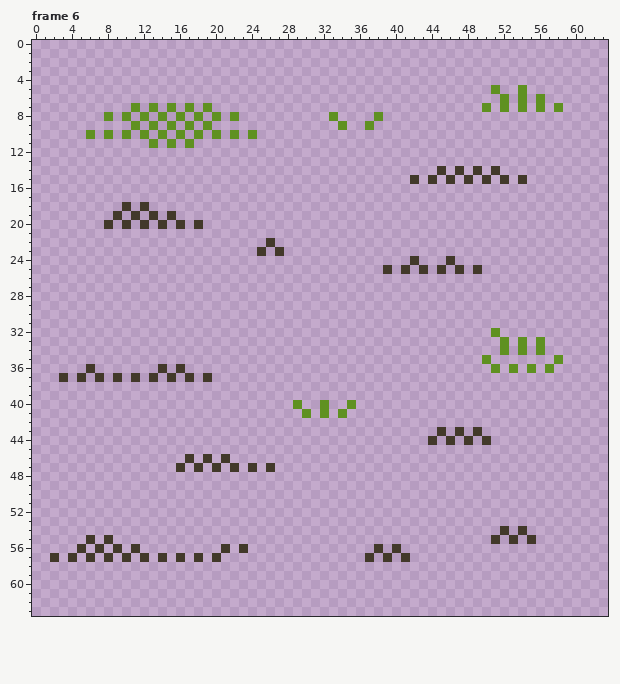
One commit to this pixel-art file: TCC_Mark_Roger/Assets/Sprites/Desafio2/grasses.aseprite. This is how it looked before the edit.
64x64 pixels, 6 frames. Colours within 5 levels of each other are drawn and written as one. Shown: frame 6. The commit also changed other frames, which this record leaves out.
Now the later version:
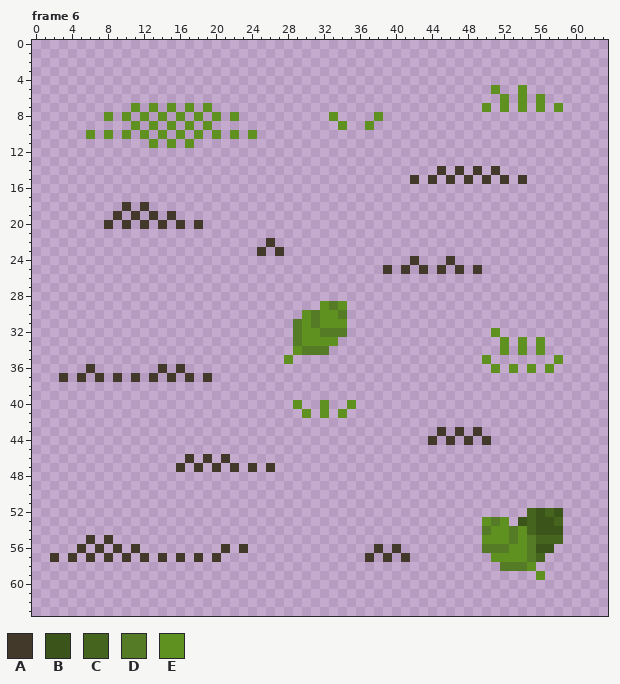
Palette (. is transparent): A #42392a  B #3a541a  C #45651e  D #557b26  E #5f9121
Edits made:
Frame 6, layer "Layer 1":
y 29: x 32..34 ... -> EDE
y 30: x 30..34 ..... -> EDEED
y 31: x 29..34 ...... -> DEDEEE
y 32: x 29..34 ...... -> DEEDDD
y 33: x 29..33 ..... -> DEEEE
y 34: x 29..32 .... -> EDDD
y 35: x 28 . -> E
y 52: x 55..58 .... -> CBCB
y 53: x 50..52 ... -> EDE; x 54..58 ..... -> BCBBC
y 54: x 50..58 ..A.A.... -> DEEDECBBB
y 55: x 50..58 .A.A.A... -> EEEDEDCCC
y 56: x 50..57 ........ -> DDDEEDBB
y 57: x 51..56 ...... -> EEEEDC
y 58: x 52..55 .... -> DDDE
y 59: x 56 . -> E
Pixel boxes of the changes (left, top, right, bottom) in both pictures:
added: (284, 301, 347, 364)
changed: (482, 508, 563, 580)
